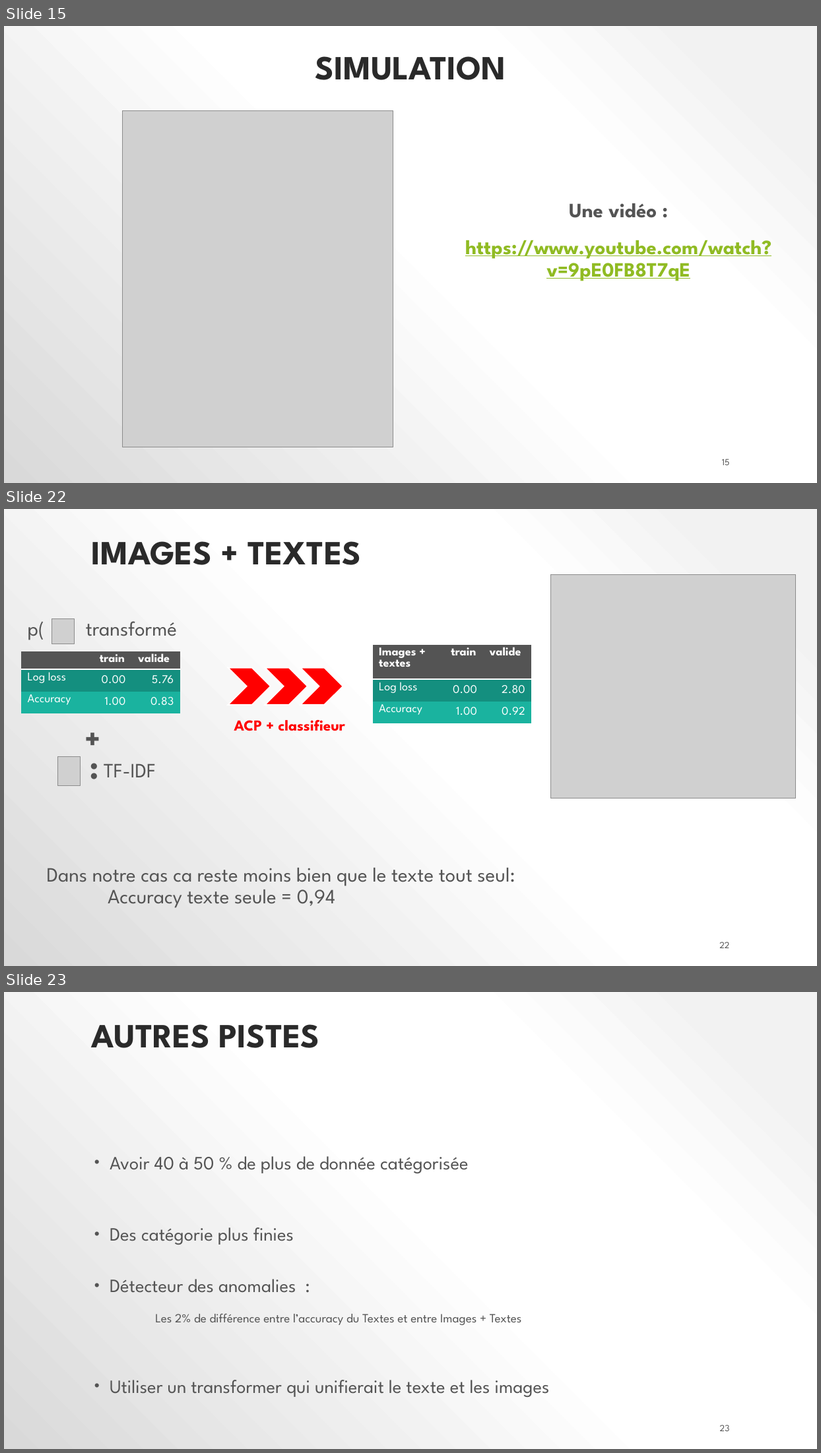
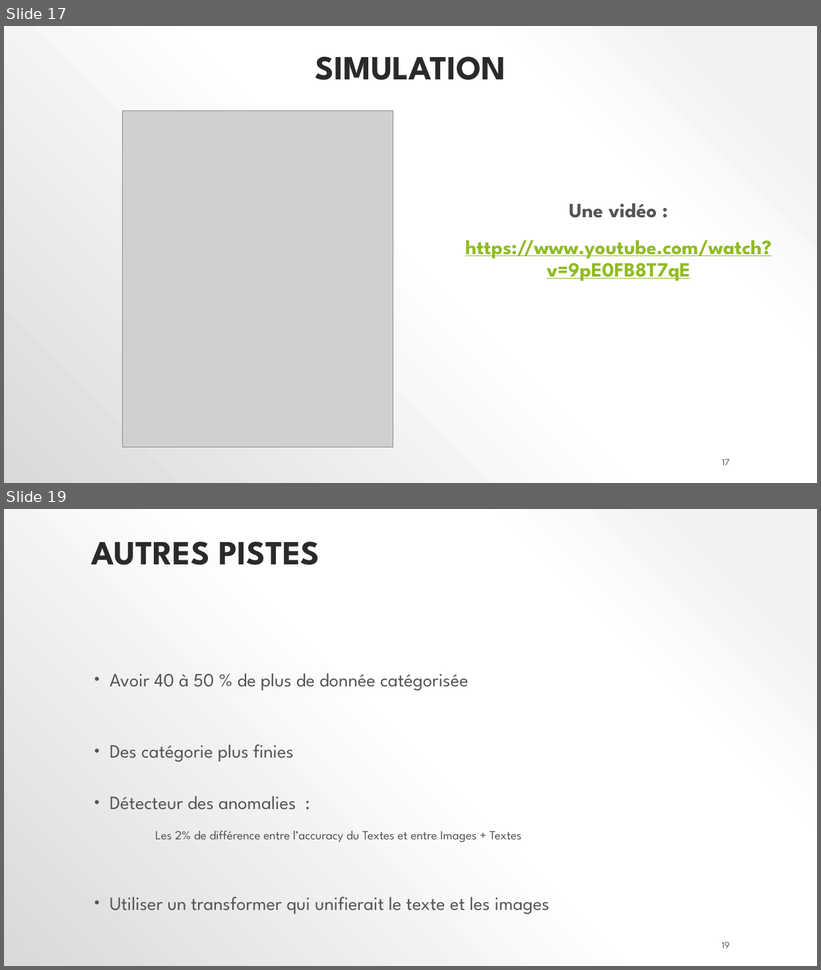
Before and after one commit to polo1093/Credit-Default-Customer-Scoring-Dashboard, a slide deck: P7_02_support.pptx. Shown one above the other, each under a label of ours: slides 15, 22 and 23 before the commit, slides 17 and 19 after it; the slides between them are not shown. The pictures are 821x1453 and 821x970 pixels, drawn with LibreOffice and Linux fonts; fonts in the diff are those of the drawing; grey boxes stand for pictures. Boxes give left, top, right and bottom in pixels: in the first picture for what was removed or moved away, otherwise in the second. Text is boxed around its words. In the diff, an @@ line names an element or a change of style, - is before the commit and + after.

```diff
--- a/P7_02_support.pptx
+++ b/P7_02_support.pptx
@@ slide 22 removed at (4,509,817,966), background gradient #F2F2F2 to #FFFFFF to #D9D9D9 @@
@@ title removed at (91,541,361,565) @@
-IMAGES + TEXTES
@@ picture removed at (550,574,796,798) @@
@@ text removed at (28,621,177,640) @@
-p( ) transformé
@@ picture removed at (52,619,75,644) @@
@@ table removed at (373,645,531,723), 3 rows, 3 columns @@
-Images + textes | train | valide
-Log loss | 0.00 | 2.80
-Accuracy | 1.00 | 0.92
@@ table removed at (22,651,180,716), 3 rows, 3 columns @@
- | train | valide
-Log loss | 0.00 | 5.76
-Accuracy | 1.00 | 0.83
@@ group removed at (228,668,345,731): 3 chevrons, 1 text @@
-ACP + classifieur
@@ text removed at (79,716,113,760) @@
-+
@@ picture removed at (57,757,81,786) @@
@@ text removed at (83,747,105,791) @@
-:
@@ text removed at (104,764,156,778) @@
-TF-IDF
@@ text removed at (47,868,515,908) @@
-Dans notre cas ca reste moins bien que le texte tout seul:
-Accuracy texte seule = 0,94
@@ page number removed at (719,942,729,949) @@
-22
@@ what was slide 15 is now slide 17 @@
@@ page number at (722,459,730,466): text changed @@
-15
+17
@@ what was slide 23 is now slide 19 @@
@@ page number at (722,942,730,949): text changed @@
-23
+19
```
Also in this commit, not shown: 7 slides changed, 3 slides added, 6 other slides removed, 2 other files.
